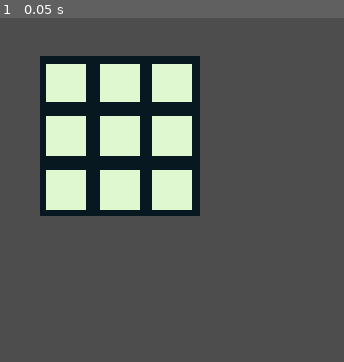
Above: before the commit, frame 1.
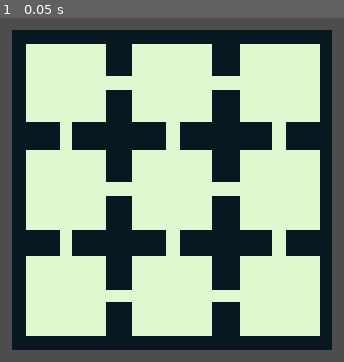
Above: after the commit, the same moment.

Repository: jcarvajal288/boi-prototype
Game: Godot game, scene res://main.tscn
Same seed, same stepped clock (60 frames per second), same inputs: the game is played once before the commit and once after it.
Inputs:
- Up to frame 1 (0.05 s): no input

The runs differ from the first frame. In frame 1, 76% of the frame differs, in the area x 3-97%, y 3-97%.

Commit message:
Show door connections in 3x3 level

Diff:
--- a/Level/Room.tscn
+++ b/Level/Room.tscn
@@ -5,5 +5,5 @@
 
 [node name="Room" type="Sprite2D" unique_id=139997382]
 texture = ExtResource("1_ojcdm")
-hframes = 12
+hframes = 16
 script = ExtResource("2_thr6f")
--- a/Level/level.gd
+++ b/Level/level.gd
@@ -1,8 +1,22 @@
 extends Node2D
 
 const ROOM_SCENE = preload("res://Level/Room.tscn")
+const N = 255 # code for no room
 
 var rooms: Array[Room] = []
+
+var adjacency_graph = [
+   # N, S, E, W
+	[N, 3, 1, N],
+	[N, 4, 2, 0],
+	[N, 5, N, 1],
+	[0, 6, 4, N],
+	[1, 7, 5, 2],
+	[2, 8, N, 4],
+	[3, N, 7, N],
+	[4, N, 8, 6],
+	[5, N, N, 7],
+]
 
 func _ready() -> void:
 	for x in range(0, 3):
@@ -11,6 +25,9 @@
 
 
 func create_room(x: int, y: int) -> void:
+	var room_index = y * 3 + x
 	var room = ROOM_SCENE.instantiate()
 	room.grid_coordinates = Vector2(x, y)
+	room.set_sprite(adjacency_graph[room_index])
+	rooms.append(room)
 	add_child(room)
--- a/Level/room.gd
+++ b/Level/room.gd
@@ -1,4 +1,6 @@
 class_name Room extends Sprite2D
+
+const N = 255
 
 var grid_coordinates: Vector2 = Vector2.ZERO
 
@@ -6,3 +8,41 @@
 
 func _ready() -> void:
 	global_position = Vector2(grid_coordinates.x * ROOM_SIZE, grid_coordinates.y * ROOM_SIZE)
+
+
+func set_sprite(neighbors: Array) -> void:
+	var north = neighbors[0] != N
+	var south = neighbors[1] != N
+	var east = neighbors[2] != N
+	var west = neighbors[3] != N
+	var n = [north, south, east, west]
+	if n == [true, false, false, false]:
+		frame = 1
+	elif n == [false, true, false, false]:
+		frame = 2
+	elif n == [false, false, true, false]:
+		frame = 3
+	elif n == [false, false, false, true]:
+		frame = 4
+	elif n == [true, false, true, false]:
+		frame = 5
+	elif n == [false, true, true, false]:
+		frame = 6
+	elif n == [false, true, false, true]:
+		frame = 7
+	elif n == [true, false, false, true]:
+		frame = 8
+	elif n == [true, true, false, false]:
+		frame = 9
+	elif n == [false, false, true, true]:
+		frame = 10
+	elif n == [true, true, false, true]:
+		frame = 11
+	elif n == [true, false, true, true]:
+		frame = 12
+	elif n == [true, true, true, false]:
+		frame = 13
+	elif n == [false, true, true, true]:
+		frame = 14
+	elif n == [true, true, true, true]:
+		frame = 15
--- a/main.tscn
+++ b/main.tscn
@@ -7,3 +7,4 @@
 [node name="Level" parent="." unique_id=1600387226 instance=ExtResource("1_ig7tw")]
 
 [node name="Camera2D" type="Camera2D" parent="." unique_id=905337594]
+zoom = Vector2(2, 2)
Binary file changed: Level/_art/rooms.png
